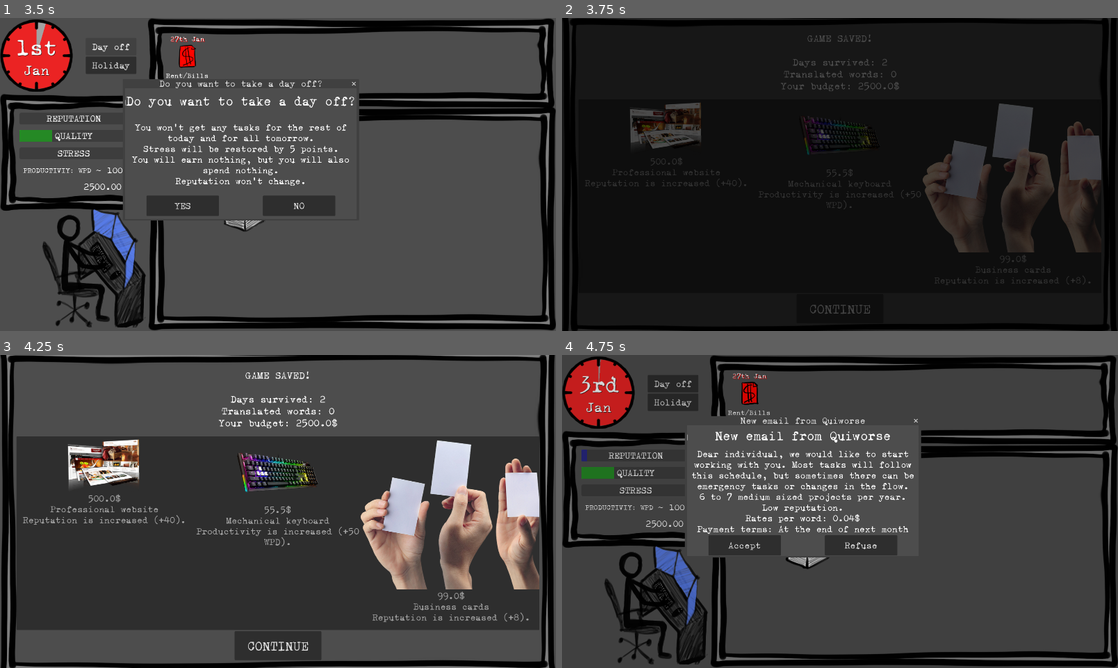
Above: before the commit, frames 1-4 (two rows, left to right).
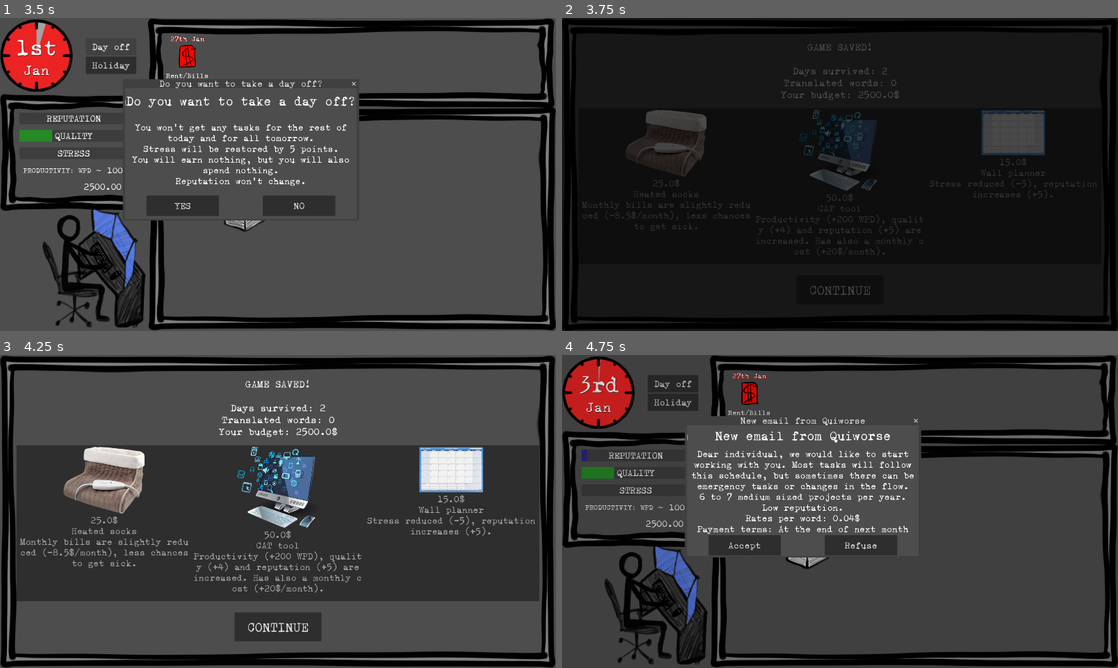
Above: after the commit, the same moments.

Repository: ildede/game-off-2025
Game: Godot game, scene res://scenes/game/screens/splash_screen/splash.tscn
Two runs of this game, one before a commit and one after it. Both use one fixed random seed, a clock stepped at 60 frames per second and the inputs below.
Inputs:
- Up to frame 1 (3.5 s): click "LET'S GO!" at 0.5 s; click "START" at 1.25 s; click "Accept" at 2 s; click "Day off" at 2.75 s
- Up to frame 2 (3.75 s): click "YES" at 3.5 s
- Up to frame 3 (4.25 s): no input
- Up to frame 4 (4.75 s): click "CONTINUE" at 4.25 s

Frame 1 is identical in both runs. In frame 2, 12% of the frame differs, in the area x 1-99%, y 0-100%; in frame 3, 34%, in the area x 0-100%, y 0-100%; in frame 4, nothing differs.

Commit message:
feat: alway pick 3 bonuses in normal contitions

Diff:
--- a/autoloads/client_data.gd
+++ b/autoloads/client_data.gd
@@ -72,6 +72,17 @@
 func get_random_bonus() -> Models.BonusObject:
 	return bonus_data.filter(func(e):return e.can_spawn).pick_random()
 
+func get_random_bonuses(count: int = 3) -> Array[Models.BonusObject]:
+	var available_bonuses = bonus_data.filter(func(e): return e.can_spawn)
+	var selected_bonuses: Array[Models.BonusObject] = []
+	if available_bonuses.size() <= count:
+		return available_bonuses.duplicate()
+	available_bonuses.shuffle()
+	for i in range(count):
+		selected_bonuses.append(available_bonuses[i])
+
+	return selected_bonuses
+
 func create_fallback_event() -> Models.EventObject:
 	var fallback_event = Models.EventObject.new()
 	fallback_event.id = randi()
--- a/scenes/game/screens/daily_screen/daily.gd
+++ b/scenes/game/screens/daily_screen/daily.gd
@@ -17,31 +17,14 @@
 			Global.game_state.money
 		]))
 
-	var bonus1 = ClientData.get_random_bonus()
-	if bonus1:
-		var index_added1 = $Panel/StatisticGrid/ItemList.add_item("{cost}$\n{name}\n{description}".format(bonus1), texture.get(bonus1.asset, texture_default))
-		selectable.set(index_added1, bonus1)
-		$Panel/StatisticGrid/ItemList.set_item_tooltip_enabled(index_added1, false)
-		if bonus1.cost > Global.game_state.money:
-			$Panel/StatisticGrid/ItemList.set_item_disabled(index_added1, true)
+	var bonuses = ClientData.get_random_bonuses()
+	for bonus in bonuses:
+		var index_added = $Panel/StatisticGrid/ItemList.add_item("{cost}$\n{name}\n{description}".format(bonus), texture.get(bonus.asset, texture_default))
+		selectable.set(index_added, bonus)
+		$Panel/StatisticGrid/ItemList.set_item_tooltip_enabled(index_added, false)
+		if bonus.cost > Global.game_state.money:
+			$Panel/StatisticGrid/ItemList.set_item_disabled(index_added, true)
 
-		var bonus2 = ClientData.get_random_bonus()
-		if bonus2:
-			if not bonus2.id == bonus1.id:
-				var index_added2 = $Panel/StatisticGrid/ItemList.add_item("{cost}$\n{name}\n{description}".format(bonus2), texture.get(bonus2.asset, texture_default))
-				selectable.set(index_added2, bonus2)
-				$Panel/StatisticGrid/ItemList.set_item_tooltip_enabled(index_added2, false)
-				if bonus2.cost > Global.game_state.money:
-					$Panel/StatisticGrid/ItemList.set_item_disabled(index_added2, true)
-
-			var bonus3 = ClientData.get_random_bonus()
-			if bonus3:
-				if not bonus3.id == bonus1.id and not bonus3.id == bonus2.id:
-					var index_added3 = $Panel/StatisticGrid/ItemList.add_item("{cost}$\n{name}\n{description}".format(bonus3), texture.get(bonus3.asset, texture_default))
-					selectable.set(index_added3, bonus3)
-					$Panel/StatisticGrid/ItemList.set_item_tooltip_enabled(index_added3, false)
-					if bonus3.cost > Global.game_state.money:
-						$Panel/StatisticGrid/ItemList.set_item_disabled(index_added3, true)
 	if selectable.is_empty():
 		$Panel/StatisticGrid/ItemList.visible = false
 
